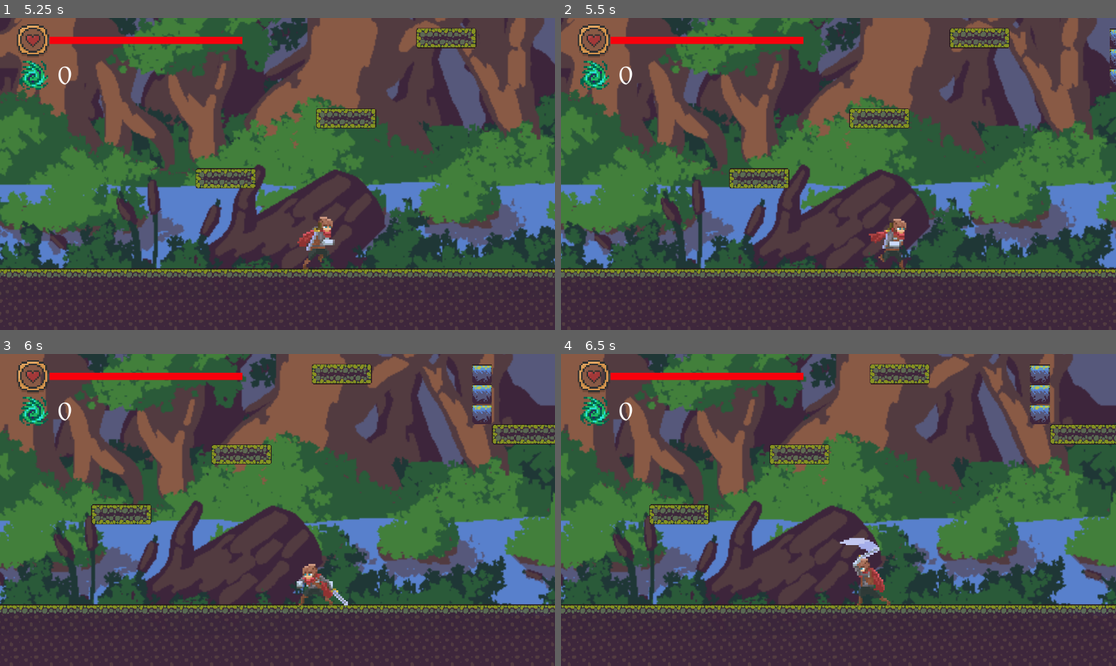
Above: before the commit, frames 1-4 (two rows, left to right).
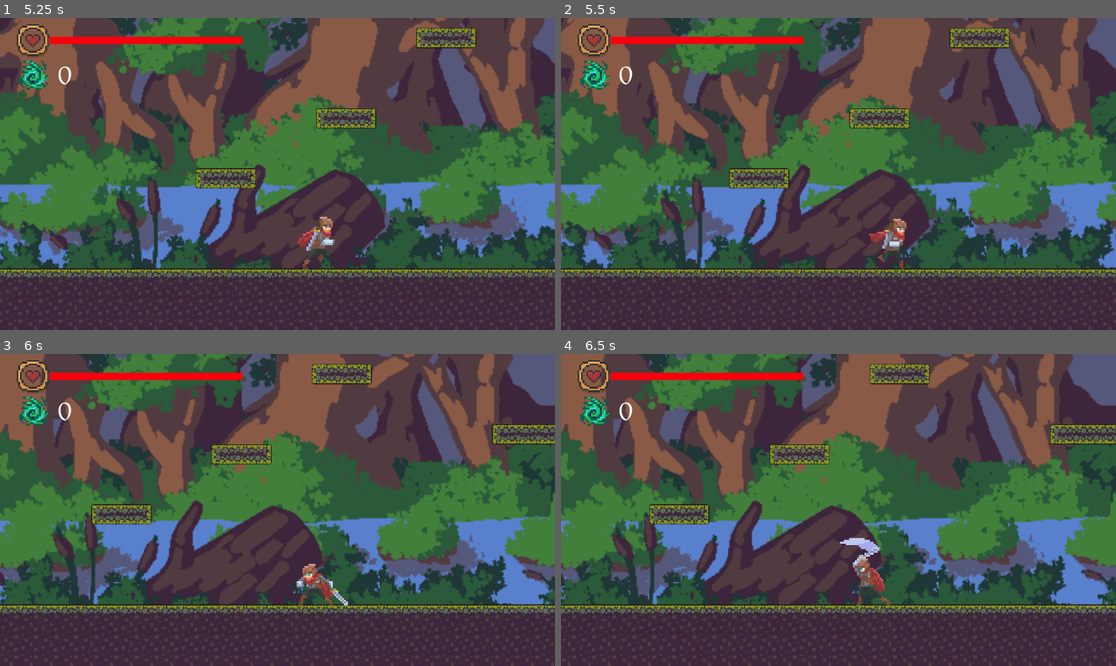
Above: after the commit, the same moments.

Repository: XinyuanD/2DSoulslikeGame
Game: Godot game, scene res://Scenes/level 2.tscn
Two runs of this game, one before a commit and one after it. Both use one fixed random seed, a clock stepped at 60 frames per second and the inputs below. This scene is started directly instead of the project's main scene.
Inputs (mouse positions are in pixels of both pictures, inside the frame that each line leads up to):
- Up to frame 1 (5.25 s): move the mouse to (399, 158) at 0.52 s; hold E (heal) 0.53-1.28 s; hold D (move_right) 0.53-2.03 s; click (399, 158) at 0.6 s; tap Space (jump) at 0.77, 1.52, 3.02, 3.77, 4.52 s; move the mouse to (166, 189) at 1.27 s; tap E (heal) at 1.35, 2.85 s; click (166, 189) at 1.55 s; move the mouse to (333, 105) at 2.02 s; hold A (move_left) 2.03-2.78 s; hold E (heal) 2.03-2.78 s; click (333, 105) at 2.1 s; move the mouse to (249, 236) at 2.77 s; hold D (move_right) 2.78-4.28 s; click (249, 236) at 3.05 s; move the mouse to (444, 220) at 3.52 s; hold E (heal) 3.53-4.28 s; tap C (set_checkpoint) at 3.6 s; move the mouse to (111, 127) at 4.27 s; hold A (move_left) 4.28-5.03 s; click (111, 127) at 4.35 s; move the mouse to (305, 174) at 5.02 s; hold D (move_right) from 5.03 s (still down); hold E (heal) from 5.03 s (still down)
- Up to frame 2 (5.5 s): keep holding D (move_right); keep holding E (heal)
- Up to frame 3 (6 s): move the mouse to (194, 432) at 5.77 s; release D (move_right) at 5.78 s; release E (heal) at 5.78 s; hold A (move_left) from 5.78 s (still down); click (194, 432) at 5.85 s
- Up to frame 4 (6.5 s): keep holding A (move_left); tap Space (jump) at 6.02 s

Frame 1 is identical in both runs. In frame 2, 0.1% of the frame differs, in the area x 98-100%, y 3-22%; in frame 3, 0.6%; in frame 4, 0.6%, in the area x 84-89%, y 3-23%.

Commit message:
Final Submission

Diff:
--- a/Final Project/Scenes/Level 1.tscn
+++ b/Final Project/Scenes/Level 1.tscn
@@ -76,7 +76,7 @@
 position = Vector2(2416, -68)
 
 [node name="Skeleton4" parent="Enemies" instance=ExtResource("3_tcsw7")]
-position = Vector2(3854, -68)
+position = Vector2(3925, -419)
 
 [node name="Skeleton5" parent="Enemies" instance=ExtResource("3_tcsw7")]
 position = Vector2(4186, -68)
@@ -94,7 +94,7 @@
 position = Vector2(4185, -68)
 
 [node name="Skeleton10" parent="Enemies" instance=ExtResource("3_tcsw7")]
-position = Vector2(4009, -68)
+position = Vector2(4149, -422)
 
 [node name="Skeleton11" parent="Enemies" instance=ExtResource("3_tcsw7")]
 position = Vector2(3089, -68)
@@ -139,10 +139,10 @@
 position = Vector2(7356, -68)
 
 [node name="Skeleton25" parent="Enemies" instance=ExtResource("3_tcsw7")]
-position = Vector2(7529, -69)
+position = Vector2(7554, -228)
 
 [node name="Skeleton26" parent="Enemies" instance=ExtResource("3_tcsw7")]
-position = Vector2(7169, -68)
+position = Vector2(7201, -227)
 
 [node name="Skeleton27" parent="Enemies" instance=ExtResource("3_tcsw7")]
 position = Vector2(7706, -67)
@@ -151,7 +151,7 @@
 position = Vector2(8355, -68)
 
 [node name="Skeleton29" parent="Enemies" instance=ExtResource("3_tcsw7")]
-position = Vector2(9261, -68)
+position = Vector2(9405, -452)
 
 [node name="Skeleton30" parent="Enemies" instance=ExtResource("3_tcsw7")]
 position = Vector2(9120, -68)
--- a/Final Project/Scenes/level 2.tscn
+++ b/Final Project/Scenes/level 2.tscn
@@ -41,7 +41,7 @@
 layer_1/tile_data = PackedInt32Array()
 layer_2/name = "Barrier"
 layer_2/enabled = true
-layer_2/modulate = Color(1, 1, 1, 1)
+layer_2/modulate = Color(1, 1, 1, 0)
 layer_2/y_sort_enabled = false
 layer_2/y_sort_origin = 0
 layer_2/z_index = 0
@@ -69,6 +69,9 @@
 [node name="DarkSkeleton" parent="Enemies" instance=ExtResource("5_pj8q7")]
 position = Vector2(1715, -67)
 
+[node name="DarkSkeleton18" parent="Enemies" instance=ExtResource("5_pj8q7")]
+position = Vector2(1899, -354)
+
 [node name="DarkSkeleton2" parent="Enemies" instance=ExtResource("5_pj8q7")]
 position = Vector2(1999, -67)
 
@@ -91,7 +94,7 @@
 position = Vector2(5940, -67)
 
 [node name="DarkSkeleton9" parent="Enemies" instance=ExtResource("5_pj8q7")]
-position = Vector2(5646, -67)
+position = Vector2(5938, -486)
 
 [node name="DarkSkeleton10" parent="Enemies" instance=ExtResource("5_pj8q7")]
 position = Vector2(6770, -67)
--- a/Final Project/Scenes/level_3.tscn
+++ b/Final Project/Scenes/level_3.tscn
@@ -32,7 +32,7 @@
 format = 2
 layer_0/name = "Platform"
 layer_0/modulate = Color(1, 1, 1, 0.94902)
-layer_0/tile_data = PackedInt32Array(5, 65536, 1, 65541, 655 …(31787 unchanged characters)… 1, -327564, 131072, 1, -262028, 131072, 2)
+layer_0/tile_data = PackedInt32Array(5, 65536, 1, 65541, 655 …(31787 unchanged characters)… 1, -327564, 131072, 1, -262028, 131072, 1, -196492, 131072, 1, -130956, 131072, 1, -65420, 131072, 1)
 layer_1/name = "Props"
 layer_1/enabled = true
 layer_1/modulate = Color(1, 1, 1, 1)
--- a/Final Project/Scenes/scene_switcher.tscn
+++ b/Final Project/Scenes/scene_switcher.tscn
@@ -161,6 +161,33 @@
 "death_screen_anim": SubResource("Animation_lourf")
 }
 
+[sub_resource type="Animation" id="Animation_3ugdg"]
+length = 0.001
+tracks/0/type = "value"
+tracks/0/imported = false
+tracks/0/enabled = true
+tracks/0/path = NodePath("BossKillBanner:color")
+tracks/0/interp = 1
+tracks/0/loop_wrap = true
+tracks/0/keys = {
+"times": PackedFloat32Array(0),
+"transitions": PackedFloat32Array(1),
+"update": 0,
+"values": [Color(0.0705882, 0.0705882, 0.0705882, 0)]
+}
+tracks/1/type = "value"
+tracks/1/imported = false
+tracks/1/enabled = true
+tracks/1/path = NodePath("BossKillBanner/Label:theme_override_colors/font_color")
+tracks/1/interp = 1
+tracks/1/loop_wrap = true
+tracks/1/keys = {
+"times": PackedFloat32Array(0),
+"transitions": PackedFloat32Array(1),
+"update": 0,
+"values": [Color(0.807843, 0, 0, 0)]
+}
+
 [sub_resource type="Animation" id="Animation_g56yd"]
 resource_name = "boss_kill_anim"
 length = 3.5
@@ -187,33 +214,6 @@
 "transitions": PackedFloat32Array(1, 1),
 "update": 0,
 "values": [Color(0.807843, 0, 0, 0), Color(0.862745, 0.709804, 0, 1)]
-}
-
-[sub_resource type="Animation" id="Animation_3ugdg"]
-length = 0.001
-tracks/0/type = "value"
-tracks/0/imported = false
-tracks/0/enabled = true
-tracks/0/path = NodePath("BossKillBanner:color")
-tracks/0/interp = 1
-tracks/0/loop_wrap = true
-tracks/0/keys = {
-"times": PackedFloat32Array(0),
-"transitions": PackedFloat32Array(1),
-"update": 0,
-"values": [Color(0.0705882, 0.0705882, 0.0705882, 0)]
-}
-tracks/1/type = "value"
-tracks/1/imported = false
-tracks/1/enabled = true
-tracks/1/path = NodePath("BossKillBanner/Label:theme_override_colors/font_color")
-tracks/1/interp = 1
-tracks/1/loop_wrap = true
-tracks/1/keys = {
-"times": PackedFloat32Array(0),
-"transitions": PackedFloat32Array(1),
-"update": 0,
-"values": [Color(0.807843, 0, 0, 0)]
 }
 
 [sub_resource type="AnimationLibrary" id="AnimationLibrary_5bgw7"]
--- a/Final Project/Scripts/Player.gd
+++ b/Final Project/Scripts/Player.gd
@@ -6,8 +6,8 @@
 const CAN_ATTACK_STATES = [State.IDLE, State.MOVE, State.ATTACK1, State.ATTACK2, State.ATTACK3]
 const ATTACK_STATES = [State.ATTACK1, State.ATTACK2, State.ATTACK3]
 var curstate
-var max_health: int = 30
-var health: int = 30
+var max_health: int = 40
+var health: int = 40
 var spirits: int = 0
 var sword_dmg: int = 1
 var spell_dmg: int = 2
--- a/Final Project/Scripts/dark_skeleton.gd
+++ b/Final Project/Scripts/dark_skeleton.gd
@@ -3,8 +3,7 @@
 func _ready():
 	player = get_tree().get_root().find_child("Player", true, false)
 	switch_to(State.WALK)
-	health = 10
-	attack_dmg = 15
+	health = 8
 	detect_distance = 500
 	idle_time = randf_range(3, 6)
 	walk_time = randf_range(5, 8)
--- a/Final Project/Scripts/level 2.gd
+++ b/Final Project/Scripts/level 2.gd
@@ -10,7 +10,7 @@
 
 func _on_scene_switch_portal_switch_scene():
 	UI.visible = false
-	SceneSwitcher.goto_scene("res://Scenes/Level 1.tscn")
+	SceneSwitcher.goto_scene("res://Scenes/level_3.tscn")
 
 
 func _on_player_player_died():
